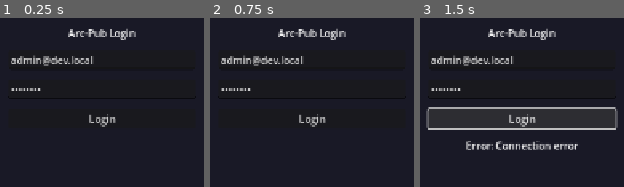
Above: before the commit, frames 1-3 (left to right).
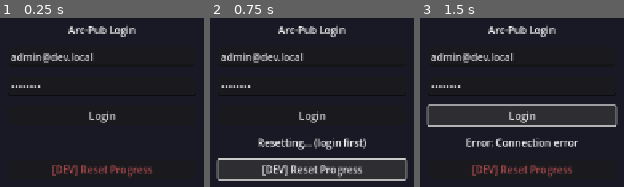
Above: after the commit, the same moments.

Repository: arodoo/Arc-Pub
Game: Godot game, scene res://scenes/login/login.tscn
Two runs of this game, one before a commit and one after it. Both use one fixed random seed, a clock stepped at 60 frames per second and the inputs below.
Inputs (mouse positions are in pixels of both pictures, inside the frame that each line leads up to):
- Up to frame 1 (0.25 s): no input
- Up to frame 2 (0.75 s): click (312, 170) at 0.5 s, where only the run after the commit has a clickable "[DEV] Reset Progress"
- Up to frame 3 (1.5 s): click "Login" at 1.25 s

The runs differ from the first frame. In frame 1, 5.5% of the frame differs, in the area x 5-75%, y 4-95%; in frame 2, 10%; in frame 3, 12%, in the area x 2-98%, y 4-95%.

Commit message:
feat: Implement initial client-server architecture with authentication, user management, and core game entities.

Diff:
--- a/client/project.godot
+++ b/client/project.godot
@@ -18,6 +18,7 @@
 
 [autoload]
 
+Config="*res://scripts/autoload/config.gd"
 Logger="*res://scripts/autoload/logger.gd"
 API="*res://scripts/autoload/api.gd"
 
--- a/client/scenes/lobby/lobby.tscn
+++ b/client/scenes/lobby/lobby.tscn
@@ -47,3 +47,8 @@
 [node name="StatusLabel" type="Label" parent="VBox"]
 layout_mode = 2
 horizontal_alignment = 1
+
+[node name="ResetButton" type="Button" parent="VBox"]
+layout_mode = 2
+text = "[DEV] Reset & Logout"
+theme_override_colors/font_color = Color(0.7, 0.3, 0.3, 1)
--- a/client/scenes/login/login.tscn
+++ b/client/scenes/login/login.tscn
@@ -54,3 +54,8 @@
 [node name="StatusLabel" type="Label" parent="VBox"]
 layout_mode = 2
 horizontal_alignment = 1
+
+[node name="ResetButton" type="Button" parent="VBox"]
+layout_mode = 2
+text = "[DEV] Reset Progress"
+theme_override_colors/font_color = Color(0.7, 0.3, 0.3, 1)
--- a/client/scripts/autoload/api.gd
+++ b/client/scripts/autoload/api.gd
@@ -18,6 +18,8 @@
 signal server_failed(error: String)
 signal faction_selected(result: Dictionary)
 signal faction_failed(error: String)
+signal reset_done()
+signal reset_failed(error: String)
 
 const BASE_URL: String = "http://localhost:8080/api/v1"
 
@@ -94,6 +96,7 @@
 		"servers": _handle_servers(response_code, json)
 		"server": _handle_server(response_code, json)
 		"faction": _handle_faction(response_code, json)
+		"reset": _handle_reset(response_code, json)
 
 
 func _handle_login(code: int, data: Variant) -> void:
@@ -139,7 +142,20 @@
 		"servers": servers_failed.emit(msg)
 		"server": server_failed.emit(msg)
 		"faction": faction_failed.emit(msg)
+		"reset": reset_failed.emit(msg)
 
 
 func set_user_id(id: String) -> void:
 	_user_id = id
+
+
+func reset_progress() -> void:
+	_pending_action = "reset"
+	_post("/dev/reset", {})
+
+
+func _handle_reset(code: int, _data: Variant) -> void:
+	if code == 200:
+		reset_done.emit()
+	else:
+		reset_failed.emit("Reset failed")
--- /dev/null
+++ b/client/scripts/autoload/config.gd
@@ -0,0 +1,15 @@
+# File: config.gd
+# Purpose: Global configuration singleton. Contains DEV_MODE flag to toggle
+# development-only features like reset buttons and debug endpoints. Set to
+# false for production builds to automatically hide all dev UI. Single source
+# of truth for environment configuration across all scenes.
+# Path: client/scripts/autoload/config.gd
+# All Rights Reserved. Arc-Pub.
+
+extends Node
+
+## Set to false for production builds
+const DEV_MODE: bool = true
+
+## Backend URL (change for production)
+const API_URL: String = "http://localhost:8080/api/v1"
--- a/client/scripts/lobby/lobby.gd
+++ b/client/scripts/lobby/lobby.gd
@@ -1,8 +1,8 @@
 # File: lobby.gd
 # Purpose: Controller for lobby screen shown to users with a faction. Displays
 # current ship in slot 1 and 4 empty slots for additional ships. Ship display
-# shows type, slot number, and faction-styled background. Fetches profile data
-# on load to populate ship list. Entry point post-login for returning users.
+# shows type, slot number, and faction-styled background. Includes dev reset
+# button to restart onboarding flow for testing.
 # Path: client/scripts/lobby/lobby.gd
 # All Rights Reserved. Arc-Pub.
 
@@ -11,6 +11,7 @@
 @onready var faction_label: Label = $VBox/FactionLabel
 @onready var ship_container: HBoxContainer = $VBox/ShipContainer
 @onready var status_label: Label = $VBox/StatusLabel
+@onready var reset_button: Button = $VBox/ResetButton
 
 const FACTION_COLORS: Dictionary = {
 	"red": Color(0.8, 0.2, 0.2),
@@ -22,6 +23,9 @@
 func _ready() -> void:
 	API.profile_loaded.connect(_on_profile_loaded)
 	API.profile_failed.connect(_on_profile_failed)
+	API.reset_done.connect(_on_reset_done)
+	reset_button.pressed.connect(_on_reset_pressed)
+	reset_button.visible = Config.DEV_MODE
 	API.get_profile()
 	status_label.text = "Loading..."
 
@@ -39,6 +43,16 @@
 
 func _on_profile_failed(error: String) -> void:
 	status_label.text = "Error: " + error
+
+
+func _on_reset_pressed() -> void:
+	status_label.text = "Resetting progress..."
+	reset_button.disabled = true
+	API.reset_progress()
+
+
+func _on_reset_done() -> void:
+	get_tree().change_scene_to_file("res://scenes/login/login.tscn")
 
 
 func _display_ships(ships: Array) -> void:
--- a/client/scripts/login/login.gd
+++ b/client/scripts/login/login.gd
@@ -2,7 +2,7 @@
 # Purpose: Controller script for login scene UI. Handles user input from
 # email and password fields, validates non-empty input, triggers API login
 # request, and routes to server_select, faction_select or lobby based on
-# profile state. Connects to API signals for async response handling.
+# profile state. Includes dev reset button for testing fresh flow.
 # Path: client/scripts/login/login.gd
 # All Rights Reserved. Arc-Pub.
 
@@ -12,18 +12,23 @@
 @onready var password_input: LineEdit = $VBox/PasswordInput
 @onready var login_button: Button = $VBox/LoginButton
 @onready var status_label: Label = $VBox/StatusLabel
+@onready var reset_button: Button = $VBox/ResetButton
 
 
 func _ready() -> void:
 	login_button.pressed.connect(_on_login_pressed)
+	reset_button.pressed.connect(_on_reset_pressed)
+	reset_button.visible = Config.DEV_MODE
 	API.login_success.connect(_on_login_success)
 	API.login_failed.connect(_on_login_failed)
 	API.profile_loaded.connect(_on_profile_loaded)
 	API.profile_failed.connect(_on_profile_failed)
+	API.reset_done.connect(_on_reset_done)
 
-	# Dev defaults
-	email_input.text = "admin@dev.local"
-	password_input.text = "admin123"
+	# Dev defaults (only in dev mode)
+	if Config.DEV_MODE:
+		email_input.text = "admin@dev.local"
+		password_input.text = "admin123"
 
 
 func _on_login_pressed() -> void:
@@ -66,6 +71,16 @@
 	get_tree().change_scene_to_file("res://scenes/server_select/server_select.tscn")
 
 
+func _on_reset_pressed() -> void:
+	status_label.text = "Resetting... (login first)"
+	API.reset_progress()
+
+
+func _on_reset_done() -> void:
+	status_label.text = "Progress reset! Login again."
+	login_button.disabled = false
+
+
 func _get_user_id_from_token(token: String) -> String:
 	var parts: PackedStringArray = token.split(".")
 	if parts.size() < 2:
Not shown, added: client/scripts/autoload/config.gd.uid
Not shown, added: client/scripts/server_select/server_select.gd.uid
Not shown, added: client/.gdlintrc
Not shown, changed: server/cmd/api/main.go
Not shown, changed: server/db/queries.sql
Not shown, added: server/internal/infra/http/dev/handler.go
Not shown, changed: server/internal/infra/http/router.go
Not shown, changed: server/internal/infra/postgres/sqlc/queries.sql.go
